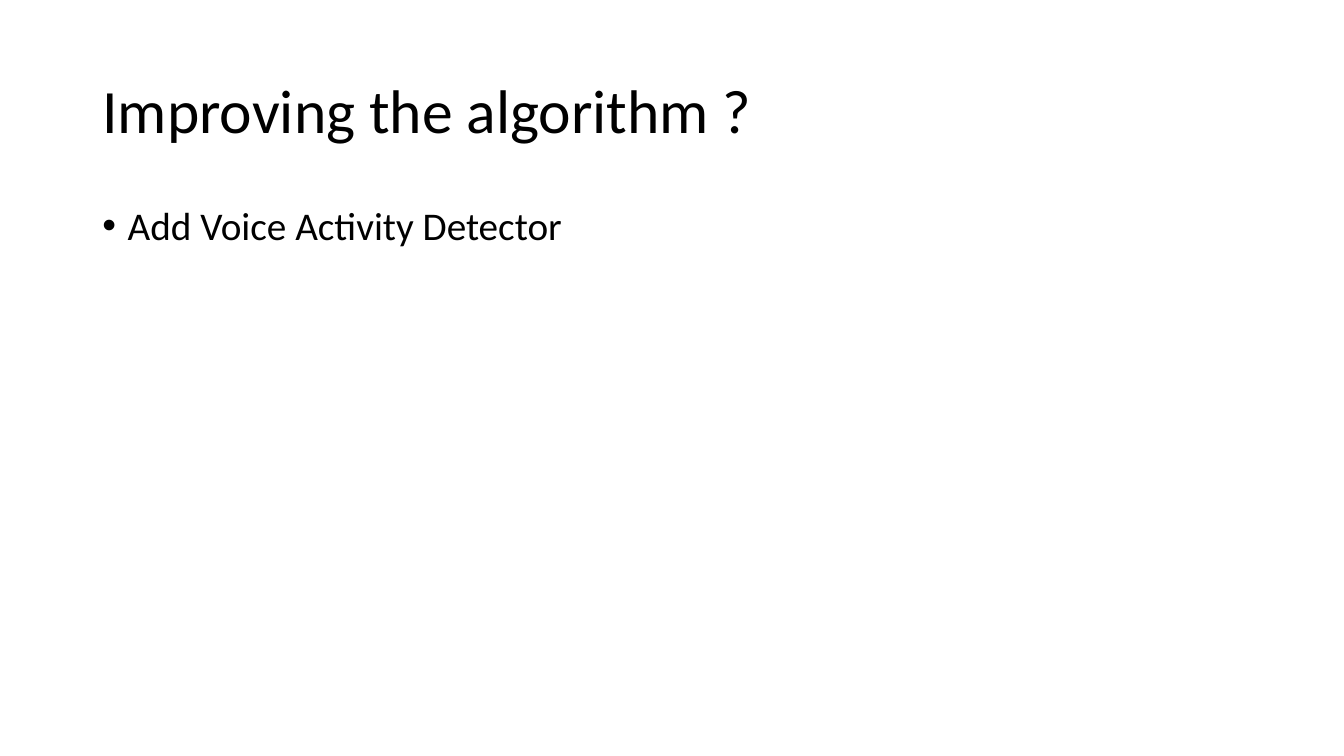
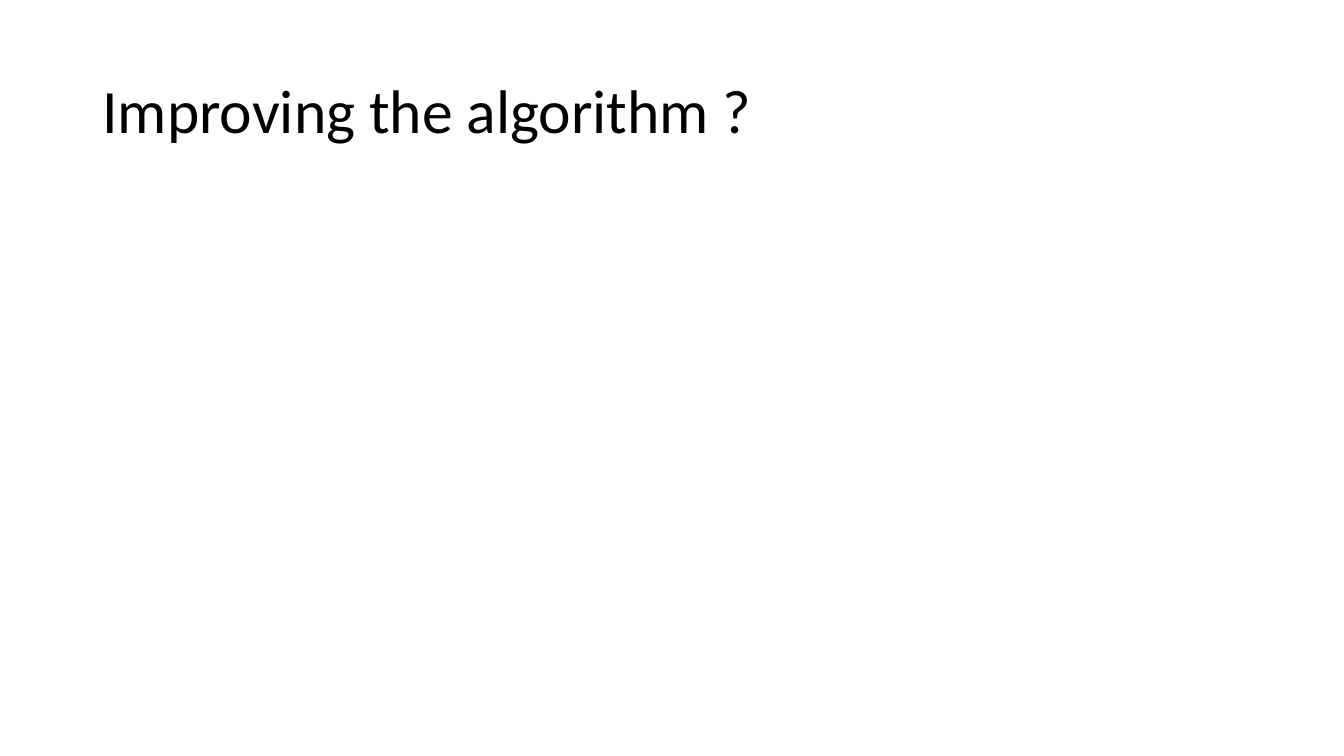
Before and after one commit to lcolbois/aasp-noise-red, a slide deck: slide 5 of presentation.pptx. Drawn at 1344x756 pixels with LibreOffice and Linux fonts; fonts in the diff are those of the drawing; grey boxes stand for pictures. Boxes give left, top, right and bottom in pixels: in the first picture for what was removed or moved away, otherwise in the second. Text is boxed around its words. In the diff, an @@ line names an element or a change of style, - is before the commit and + after.

```diff
--- a/presentation.pptx
+++ b/presentation.pptx
@@ text removed at [128, 212, 562, 247] @@
-• Add Voice Activity Detector
```
Also in this commit, not shown: 1 other slide changed, 3 slides added, 1 slide removed.
